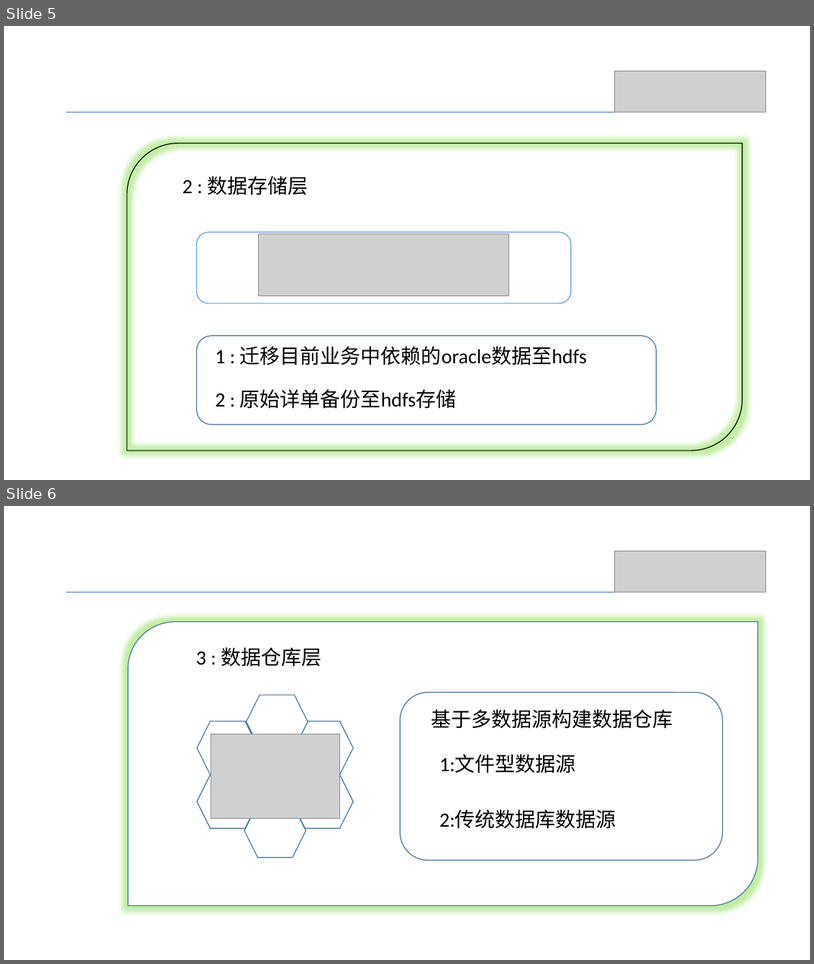
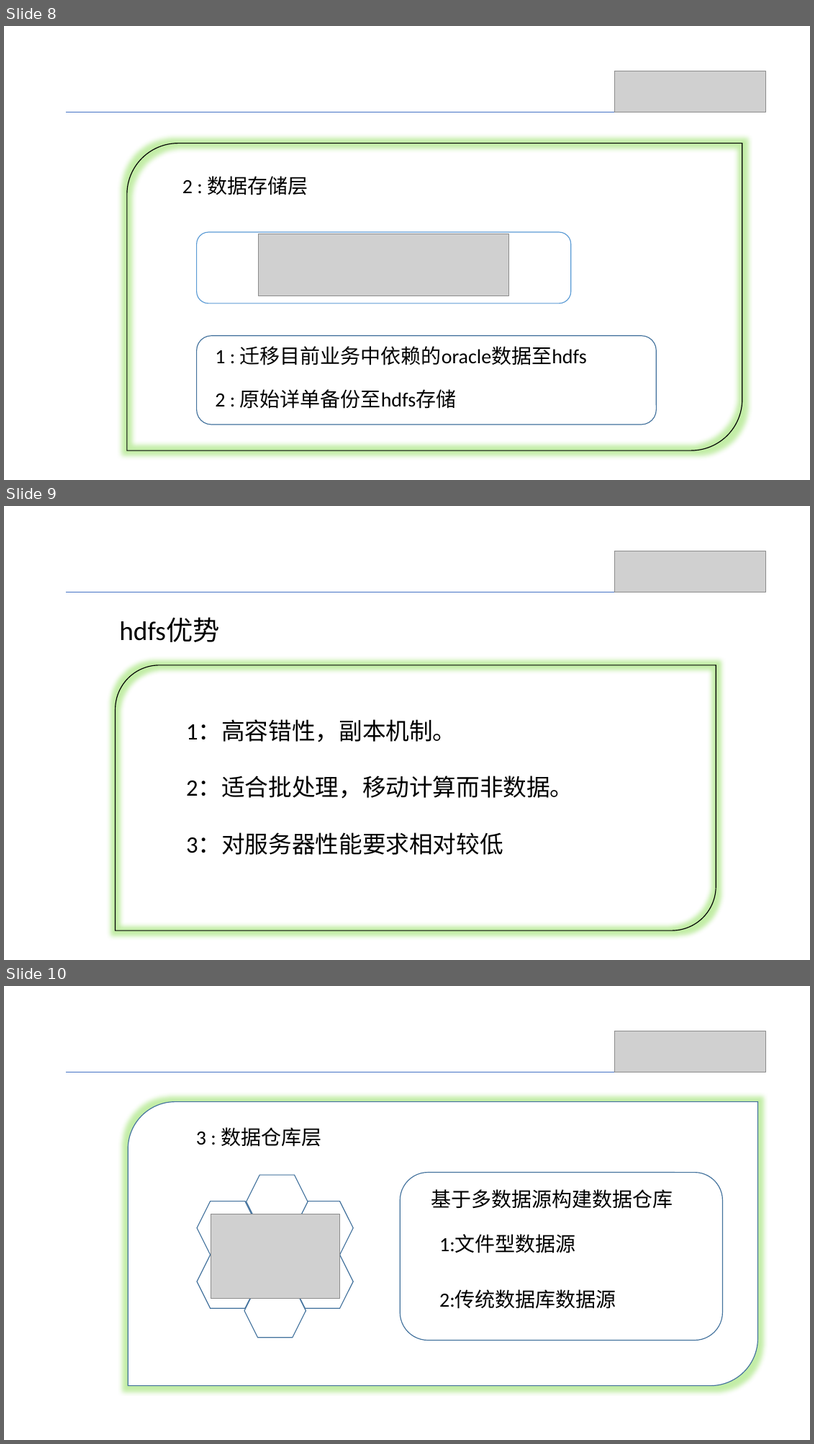
Before and after one commit to Shyekyo/event, a slide deck: src/resources/账务系统存储过程重构方案.pptx. Shown one above the other, each under a label of ours: slides 5 and 6 before the commit, slides 8, 9 and 10 after it. The pictures are 814x964 and 814x1444 pixels, drawn with LibreOffice and Linux fonts; fonts in the diff are those of the drawing; grey boxes stand for pictures. Boxes give left, top, right and bottom in pixels: in the first picture for what was removed or moved away, otherwise in the second. Text is boxed around its words. In the diff, an @@ line names an element or a change of style, - is before the commit and + after.

```diff
--- a/src/resources/账务系统存储过程重构方案.pptx
+++ b/src/resources/账务系统存储过程重构方案.pptx
@@ slide 9 added at [4, 506, 810, 960], background #FFFFFF @@
@@ picture added at [615, 551, 766, 592] @@
@@ line added from (66, 592) to (766, 592), #4472C4 0.5 pt @@
@@ text added at [119, 618, 219, 642], 32 pt, text #000000 @@
+hdfs优势
@@ round diag rect added at [116, 665, 717, 930], outline #000000 1 pt @@
@@ text added at [186, 720, 574, 854], 28 pt, text #000000 @@
+1：高容错性，副本机制。
+2：适合批处理，移动计算而非数据。
+3：对服务器性能要求相对较低
@@ what was slide 5 is now slide 8 @@
@@ what was slide 6 is now slide 10 @@
```
Also in this commit, not shown: 3 slides changed, 13 other slides added, 11 other files.
